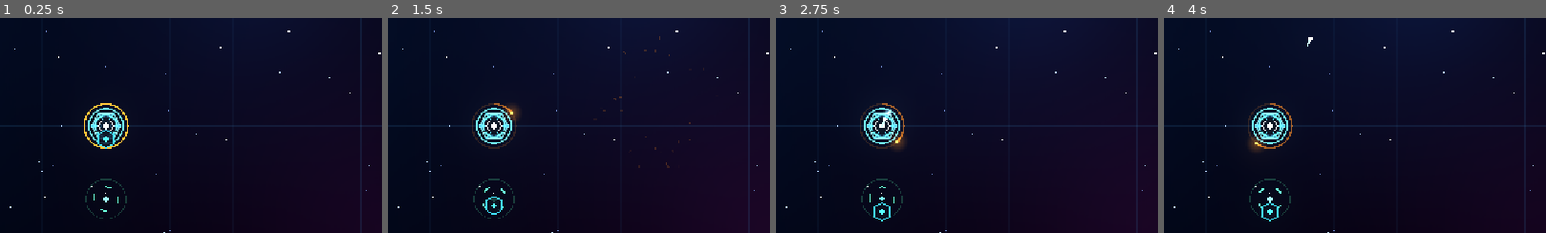
Above: before the commit, frames 1-4 (left to right).
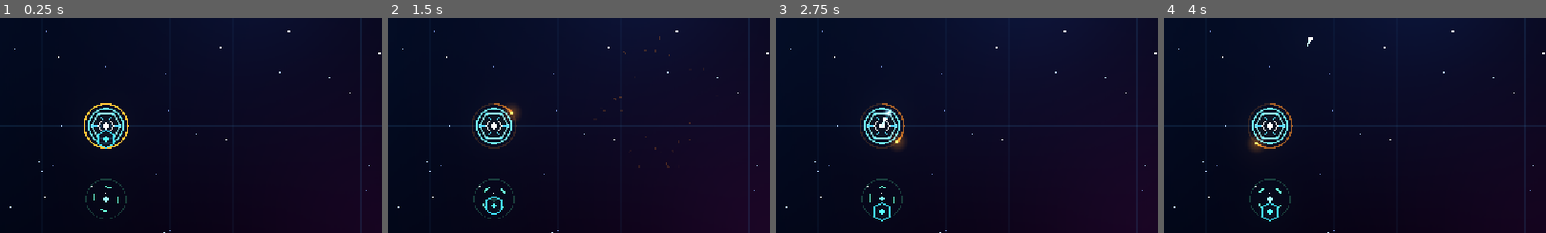
Above: after the commit, the same moments.

Repository: tapiokdev/squadron-concept-game
Game: Godot game, scene res://main.tscn
Two runs of this game, one before a commit and one after it. Both use one fixed random seed, a clock stepped at 60 frames per second and the inputs below.
Inputs (mouse positions are % of the whole screen's width and height, from its top left):
- Up to frame 1 (0.25 s): no input
- Up to frame 2 (1.5 s): tap Enter at 0.5 s; move the mouse to (72, 45) at 0.52 s; click (72, 45) at 0.67 s; drag from (30, 55) to (45, 70) at 1.27 s
- Up to frame 3 (2.75 s): move the mouse to (60, 28) at 2.02 s; click (60, 28) at 2.17 s
- Up to frame 4 (4 s): tap Space at 2.75 s; drag from (45, 70) to (20, 35) at 2.77 s; move the mouse to (80, 65) at 3.52 s; click (80, 65) at 3.67 s
The pictures show only the part of the screen within x 36-86%, y 25-75%; the shares and areas given below are measured in that part.

The runs differ from the first frame. In frame 1, 0.2% of the frame differs, in the area x 24-31%, y 44-56%; in frame 2, 0.2%; in frame 3, 0.2%; in frame 4, 0.2%.

Commit message:
Drop the condition band; the hull ring says it better
Moving the band inside the hit boundary stopped it lying about being a
shield, but capped it at radius * 0.75 — 33px across, three coarse steps —
while the hull integrity ring sits outside at radius+4, is 52px across, and
reads continuously. The smaller, vaguer indicator was the one whose whole
job was being read at a glance, so it had no job left.

The ring now carries condition alone, which also clears the hull interior
back to hexagon, spokes and core.

Co-Authored-By: Claude Opus 5 <noreply@anthropic.com>

Diff:
--- a/scripts/tower.gd
+++ b/scripts/tower.gd
@@ -7,18 +7,19 @@
 ## Art note: `radius` is the combat radius, and enemies stop at their own
 ## radius plus this one.
 ##
-## The condition band used to be a ring of gapped arcs rotating out at
-## radius * 1.85, and it lied twice. Rotating gaps are the visual language
+## Condition is carried by the hull integrity ring alone. There used to be
+## a second, coarser readout — a rotating band of gapped arcs out at
+## radius * 1.85 — and it lied twice: rotating gaps are the visual language
 ## of an energy screen you could slip between, and an attacker closes to
-## radius plus its own — inside that ring — before it can land a hit, so it
-## visibly crossed the "screen" first. `take_damage` has no mitigation of
-## any kind: every hit lands. The band is now plating, drawn inside the hull
-## where nothing can appear to pass through it.
+## radius plus its own before it can land a hit, so it visibly crossed that
+## "screen" first. `take_damage` has no mitigation of any kind; every hit
+## lands. Pulling the band inside the hit boundary fixed the lie but capped
+## it at 16px, which left it smaller and vaguer than the ring already
+## sitting outside it, so it earned nothing and is gone.
 ##
 ## Radial bands are shared with other systems and deliberately spaced so
-## they stay separable at actual size: radius * 0.75 is the condition band,
-## radius+4 is the hull integrity ring, and radius+11 is the barrage
-## recharge ring drawn by BarrageSkill, furthest out.
+## they stay separable at actual size: radius+4 is the hull integrity ring,
+## radius+11 is the barrage recharge ring drawn by BarrageSkill.
 
 signal hp_changed(hp: float, max_hp: float)
 signal died
@@ -27,9 +28,6 @@
 @export var radius: float = 22.0
 
 const HULL_SIDES := 6
-## Steps in the coarse condition band. The hull integrity ring carries the
-## precise value; this is the read-at-a-glance version.
-const CONDITION_SEGMENTS := 3
 const HIT_FLASH_TIME := 0.22
 
 var hp: float = 0.0
@@ -108,9 +106,6 @@
 	draw_polyline(_hull_loop, Palette.hot(edge, 1.9), 2.0)
 	for i in HULL_SIDES:
 		draw_line(_core[i], _hull[i], Palette.hot(edge, 1.1), 1.5)
-	# After the hull fill, not before: the band sits inside the silhouette
-	# now, and the hull polygon is opaque enough to paint straight over it.
-	_draw_condition_band(health)
 	draw_colored_polygon(_core, Palette.HULL)
 	draw_polyline(_core_loop, Palette.hot(Palette.TOWER_CORE, 1.5), 1.5)
 	var beat := 0.5 + 0.5 * sin(_pulse)
@@ -121,34 +116,14 @@
 		draw_polyline(_hull_loop, Palette.hot(Palette.DANGER, 1.0 + 3.0 * flash), 3.0)
 	_draw_hull_ring(health)
 
-## Coarse condition band on the hull. Segments go dark as the ship is worn
-## down, so its state reads at a glance without reading a number.
-##
-## Full slices butted together, and still. The old version swept 52% of each
-## slice and rotated, which is exactly how a shield with gaps in it looks —
-## and there is no shield. Notches in the void colour cut the band into
-## countable steps, the same trick the HUD's hull bar uses, because a gauge
-## should read as divided rather than as breached.
-func _draw_condition_band(health: float) -> void:
-	var ring_radius := radius * 0.75
-	var slice := TAU / float(CONDITION_SEGMENTS)
-	var lit := maxi(1, ceili(CONDITION_SEGMENTS * health))
-	for i in CONDITION_SEGMENTS:
-		var start := -PI * 0.5 + slice * float(i)
-		var color := Palette.hot(Palette.TOWER, 1.5) if i < lit \
-				else Palette.fade(Palette.TOWER, 0.14)
-		draw_arc(Vector2.ZERO, ring_radius, start, start + slice, 14, color, 3.0, true)
-	for i in CONDITION_SEGMENTS:
-		var dir := Vector2.from_angle(-PI * 0.5 + slice * float(i))
-		draw_line(dir * (ring_radius - 3.0), dir * (ring_radius + 3.0), Palette.VOID, 1.5)
-
+## The ship's whole condition readout: an unfilled track with an arc that
+## drains clockwise from the top and slides toward the danger colour as the
+## hull goes. Sole survivor of the two indicators the tower used to carry.
 func _draw_hull_ring(health: float) -> void:
 	var ring_radius := radius + 4.0
 	draw_arc(Vector2.ZERO, ring_radius, 0.0, TAU, 40, Palette.fade(Palette.TOWER, 0.14), 2.5)
 	if health <= 0.0:
 		return
-	# The precise reading, against the band's coarse three steps: this one
-	# answers "how much exactly", the band answers "how bad is it".
 	var color := Palette.TOWER.lerp(Palette.DANGER, clampf((1.0 - health) * 1.4, 0.0, 1.0))
 	draw_arc(Vector2.ZERO, ring_radius, -PI * 0.5, -PI * 0.5 + TAU * health, 40,
 		Palette.hot(color, 1.5), 2.5)
